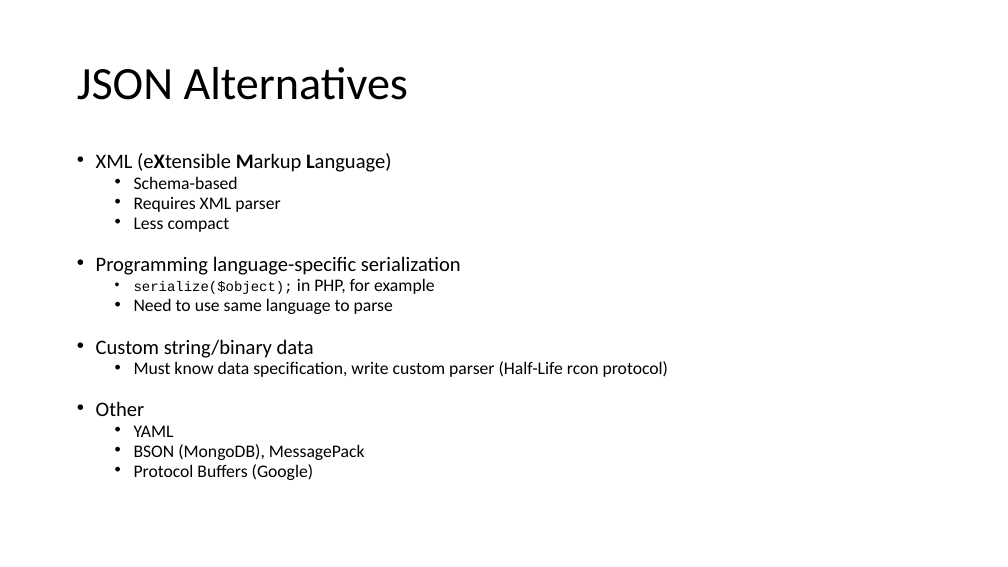
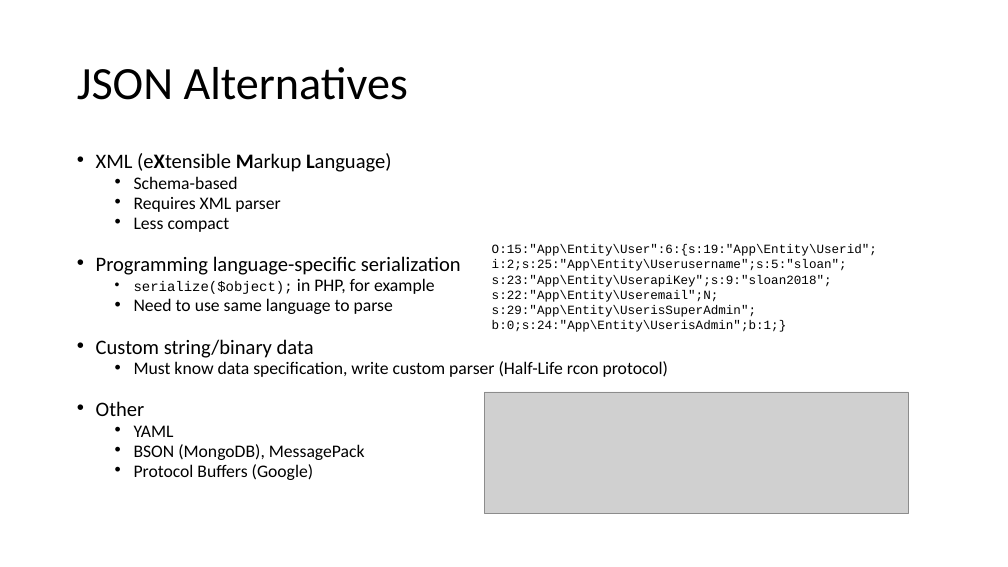
Before and after one commit to jasonroman/sloan-2018, a slide deck: slide 12 of presentation/rest-api-json-graphing.pptx (slide 9 before the commit). Drawn at 1008x567 pixels with LibreOffice and Linux fonts; fonts in the diff are those of the drawing; grey boxes stand for pictures. Boxes give left, top, right and bottom in pixels: in the first picture for what was removed or moved away, otherwise in the second. Text is boxed around its words. In the diff, an @@ line names an element or a change of style, - is before the commit and + after.

```diff
--- a/presentation/rest-api-json-graphing.pptx
+++ b/presentation/rest-api-json-graphing.pptx
@@ text added at bbox=[492, 244, 877, 332], 12 pt, text #000000 @@
+O:15:"App\Entity\User":6:{s:19:"App\Entity\Userid";
+i:2;s:25:"App\Entity\Userusername";s:5:"sloan";
+s:23:"App\Entity\UserapiKey";s:9:"sloan2018";
+s:22:"App\Entity\Useremail";N;
+s:29:"App\Entity\UserisSuperAdmin";
+b:0;s:24:"App\Entity\UserisAdmin";b:1;}
@@ picture added at bbox=[485, 392, 909, 513] @@
```
Also in this commit, not shown: 5 other slides changed, 2 slides added, 5 other files.
